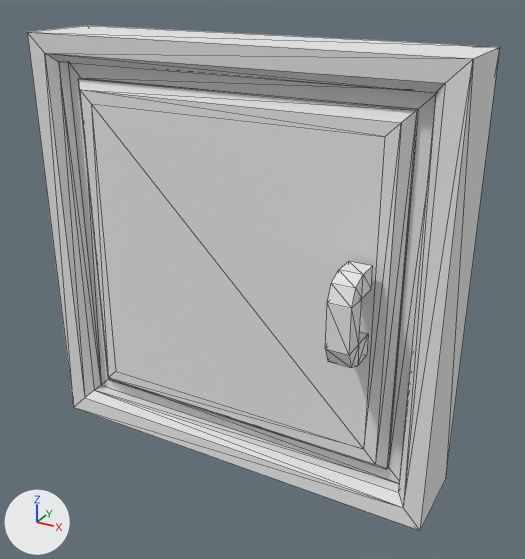
Two versions of the OBJ model data/meshes/door.obj, one commit apart.
Rendered twice from a camera (50 mm lens) standing at (1.59, -2.72, 2.3) and looking at (0.09, 0.01, 0.93). The lights are fixed; the arrows at lower left show +X, +Y and +Z. Mesh edges are drawn as thin lines. Where no turn or scale is listed for an object, it has been applied to the vertices.

In view in the first picture: 'Circle_Circle.001'.
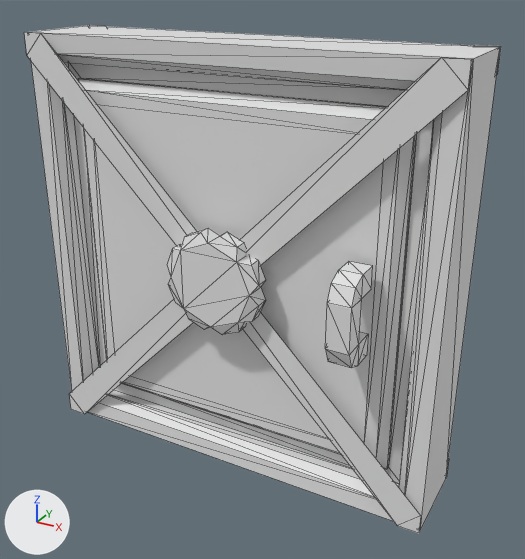
What changed in the scene script:
```text
Change me_circle_circle_001:
    used by ob_circle_circle_001; location = (0.0, 0.0, 0.0)
    remove me_circle_circle_001.from_pydata(...)  # 112 vertices, 204 faces; spans x -1.0..1.0, y -0.4..0.4, z 0.0..2.0
    remove me_circle_circle_001.materials.append(mat_none)  # white #e7e7e7
    add me_circle_circle_001.from_pydata(...)  # 232 vertices, 360 faces; spans x -1.0..1.0, y -0.4..0.4, z 0.0..2.0
    me_circle_circle_001 part 1: a new loose piece of 48 vertices spanning x -0.23..0.23, y -0.3..-0.2, z 0.77..1.23
    me_circle_circle_001 part 2
    16 vertices are added at x -1.0..1.0, y -0.22..0.22, z 0.0..2.0
    8 new vertices lie (0.1, 0.0, 0.0) away from vertices in x -1.0..0.9, y -0.22..0.22, z 0.0..2.0
    16 new faces join them
```

Pixel boxes (x1, y1, x2, y2) of what changed, in the pictures (525 x 559 px):
'Circle_Circle.001', reshaped
    before: (27, 26, 500, 531)
    after: (24, 25, 501, 534)
part 1 of me_circle_circle_001, added
    after: (167, 228, 266, 335)
part 2 of me_circle_circle_001, added
    after: (24, 25, 501, 534)
